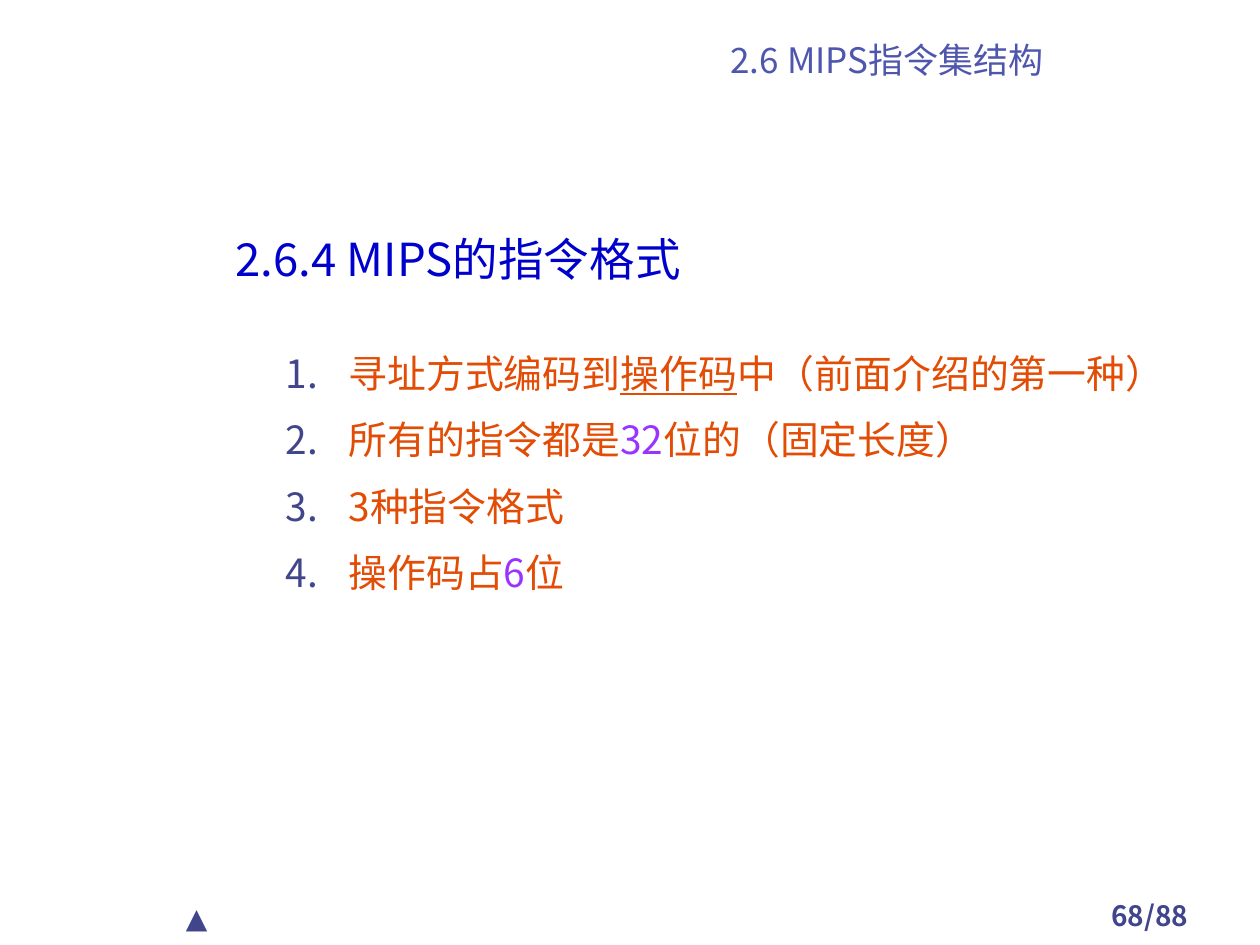
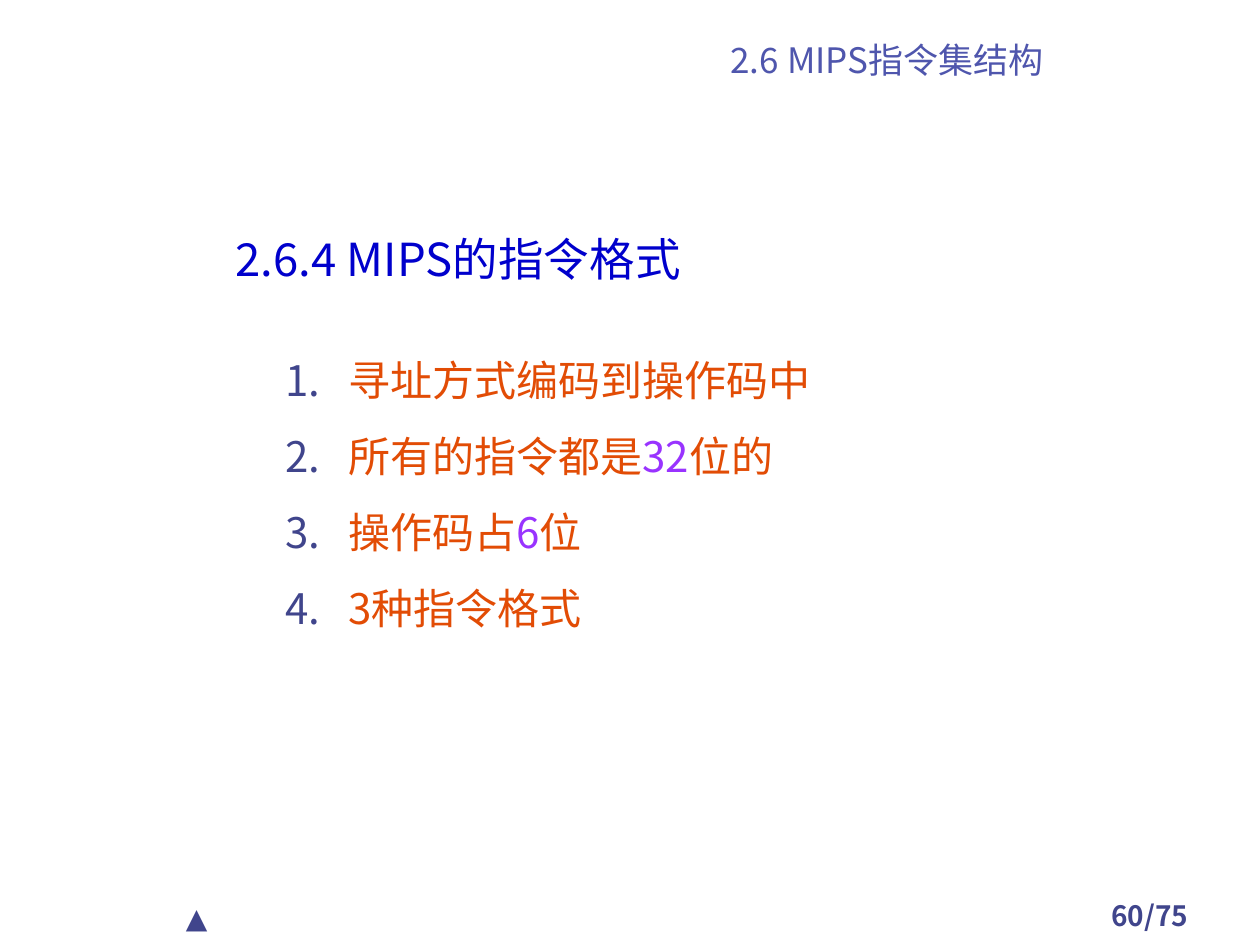
Before and after one commit to TangciuYueng/CA, a slide deck: slide 60 of 第2章 计算机指令集结构.ppt (slide 68 before the commit). Drawn at 1260x945 pixels with LibreOffice and Linux fonts; fonts in the diff are those of the drawing; background and template pictures are left out. Boxes give left, top, right and bottom in pixels: in the first picture for what was removed or moved away, otherwise in the second. Text is boxed around its words. In the diff, an @@ line names an element or a change of style, - is before the commit and + after.

```diff
--- a/第2章 计算机指令集结构.ppt
+++ b/第2章 计算机指令集结构.ppt
@@ text at bbox=[349, 360, 811, 552]: text changed; size 22.2 to 24 pt @@
-1. 寻址方式编码到操作码中（前面介绍的第一种）
-2. 所有的指令都是32位的（固定长度）
+1. 寻址方式编码到操作码中
+2. 所有的指令都是32位的
+3. 操作码占6位
@@ text at bbox=[349, 554, 565, 590]: paragraph removed @@
-4. 操作码占6位
@@ text at bbox=[349, 588, 582, 628]: size 22.2 to 24 pt in "3种指令格式"; line spacing 1.2 to 1.3 @@
@@ page number at bbox=[1111, 903, 1188, 931]: text changed @@
-68/88
+60/75
```
Also in this commit, not shown: 47 other slides changed, 1 slide added, 13 slides removed, 17 other files.
